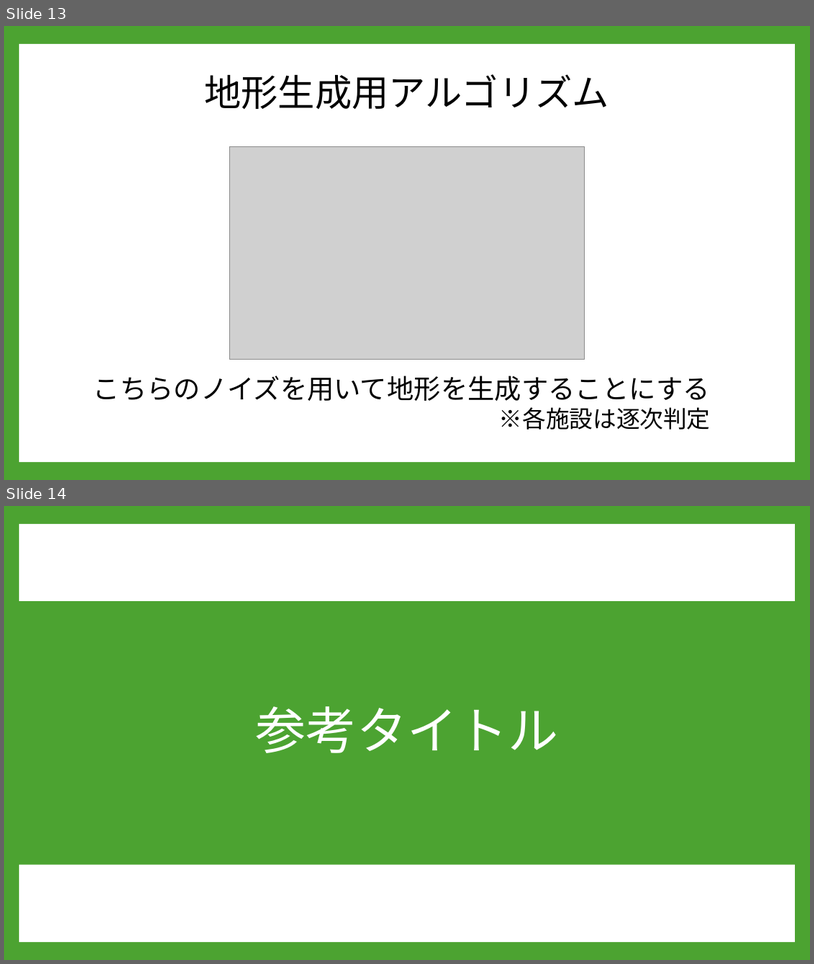
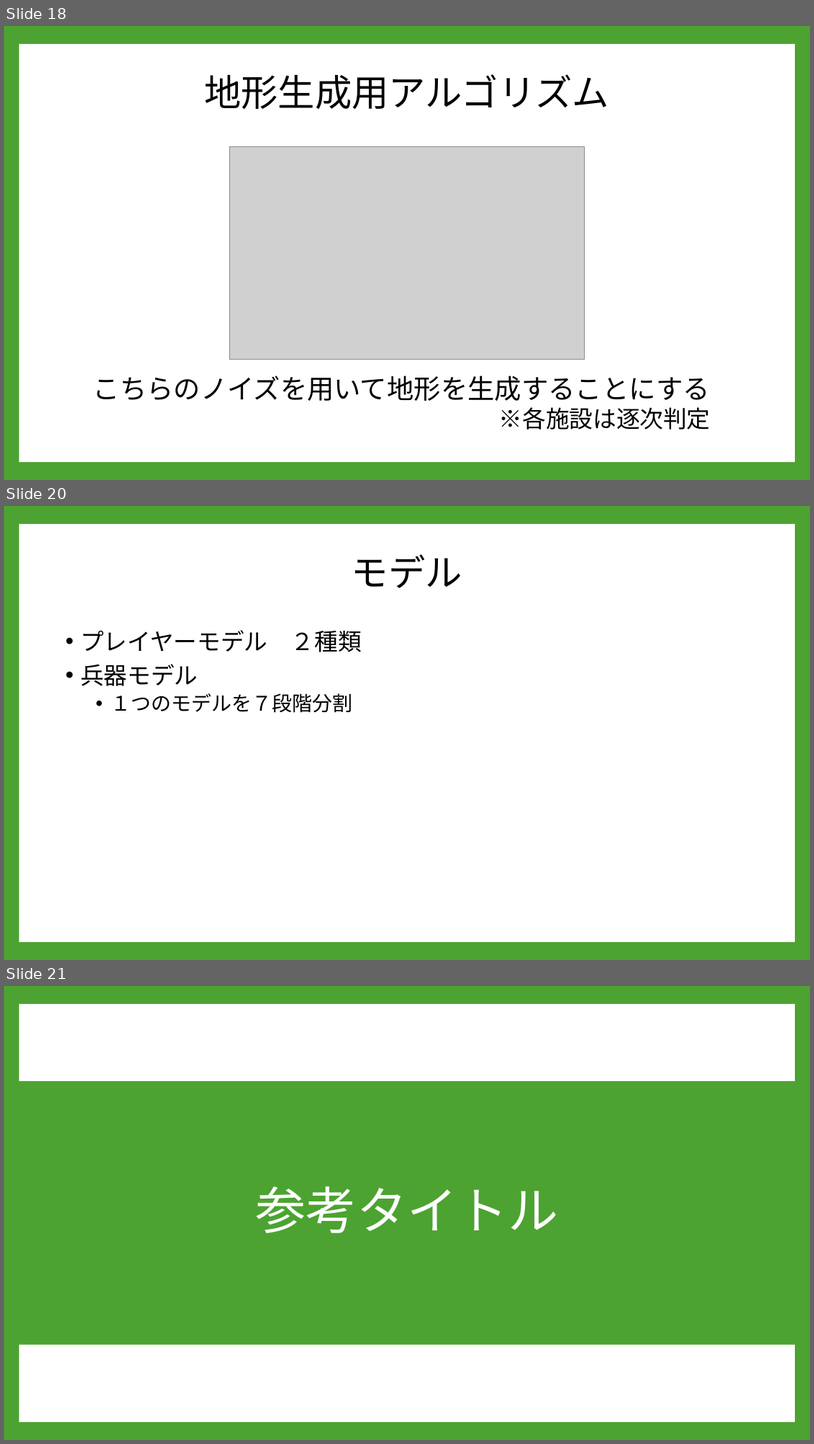
Before and after one commit to A23019/GC_A3_1, a slide deck: 企画/PowerPoint/企画案２.pptx. Shown one above the other, each under a label of ours: slides 13 and 14 before the commit, slides 18, 20 and 21 after it; the slides between them are not shown. The pictures are 814x964 and 814x1444 pixels, drawn with LibreOffice and Linux fonts; fonts in the diff are those of the drawing; grey boxes stand for pictures; background and template pictures are left out. Boxes give left, top, right and bottom in pixels: in the first picture for what was removed or moved away, otherwise in the second. Text is boxed around its words. In the diff, an @@ line names an element or a change of style, - is before the commit and + after.

```diff
--- a/企画/PowerPoint/企画案２.pptx
+++ b/企画/PowerPoint/企画案２.pptx
@@ slide 20 added at [4,506,810,960], background #4CA331; not listed: 1 template element that a slide beside it also shows @@
@@ title added at [352,554,463,588], 44 pt, text #000000 @@
+モデル
@@ text added at [80,630,362,713], 28 pt, text #000000 @@
+• プレイヤーモデル ２種類
+• 兵器モデル
+  • １つのモデルを７段階分割
@@ what was slide 13 is now slide 18 @@
@@ what was slide 14 is now slide 21 @@
```
Also in this commit, not shown: 10 slides changed, 7 other slides added, 1 slide removed, 2 other files.
